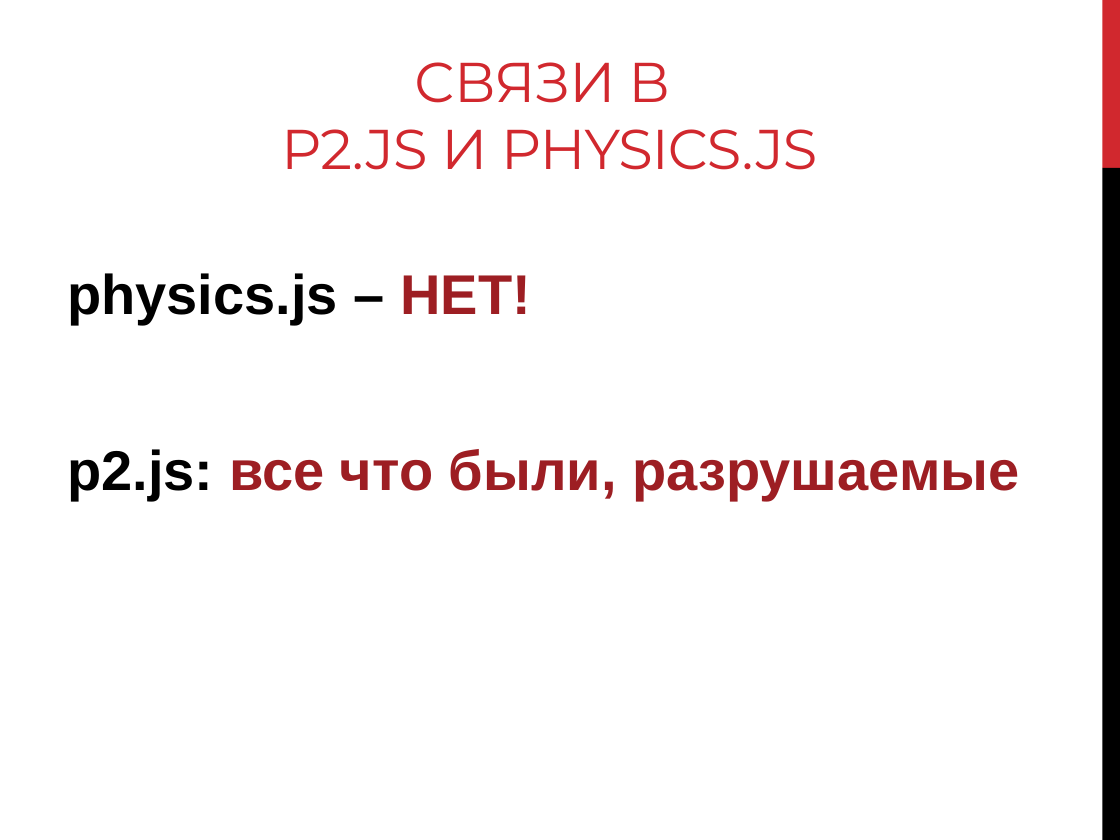
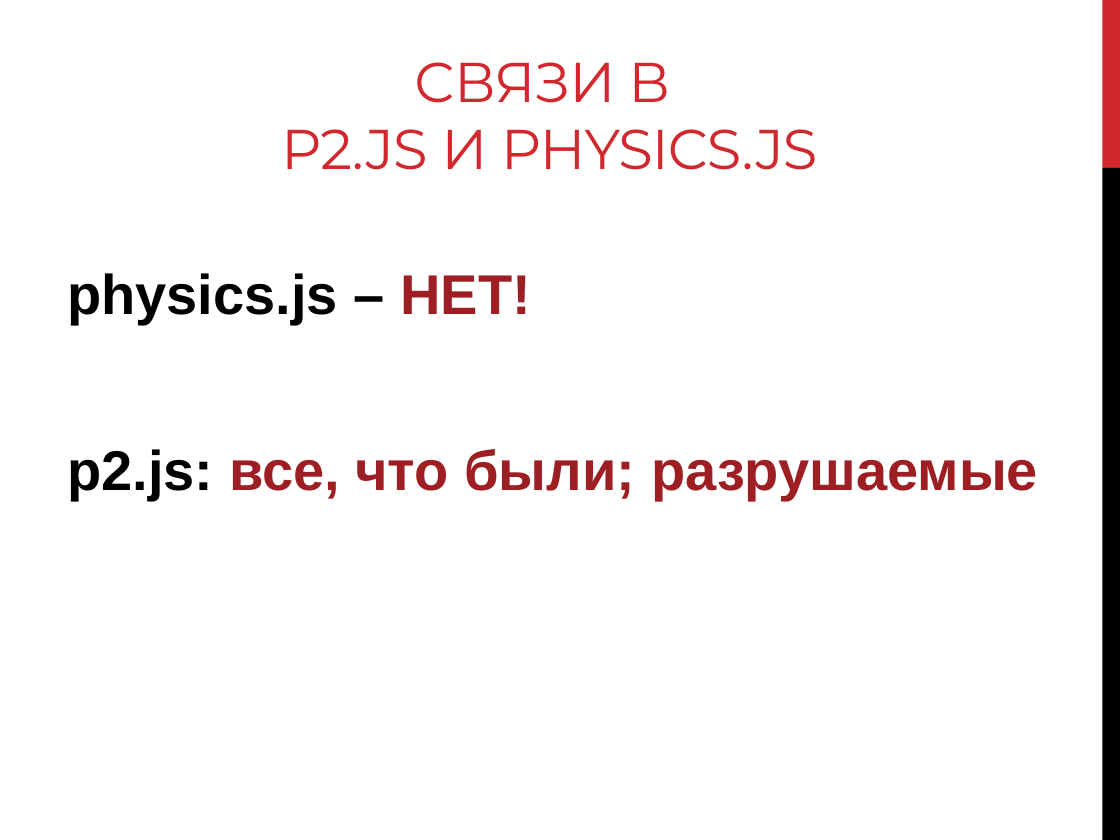
Before and after one commit to pavel-klimiankou/physics-talk, a slide deck: slide 28 of GamePhysics.pptx. Drawn at 1120x840 pixels with LibreOffice and Linux fonts; fonts in the diff are those of the drawing. Boxes give left, top, right and bottom in pixels: in the first picture for what was removed or moved away, otherwise in the second. Text is boxed around its words. In the diff, an @@ line names an element or a change of style, - is before the commit and + after.

Commit message:
Updated presentation. Added one more for Keynote

```diff
--- a/GamePhysics.pptx
+++ b/GamePhysics.pptx
@@ text at (67,449,1038,500): text changed @@
-p2.js: все что были, разрушаемые
+p2.js: все, что были; разрушаемые
```
Also in this commit, not shown: 1 other file.
